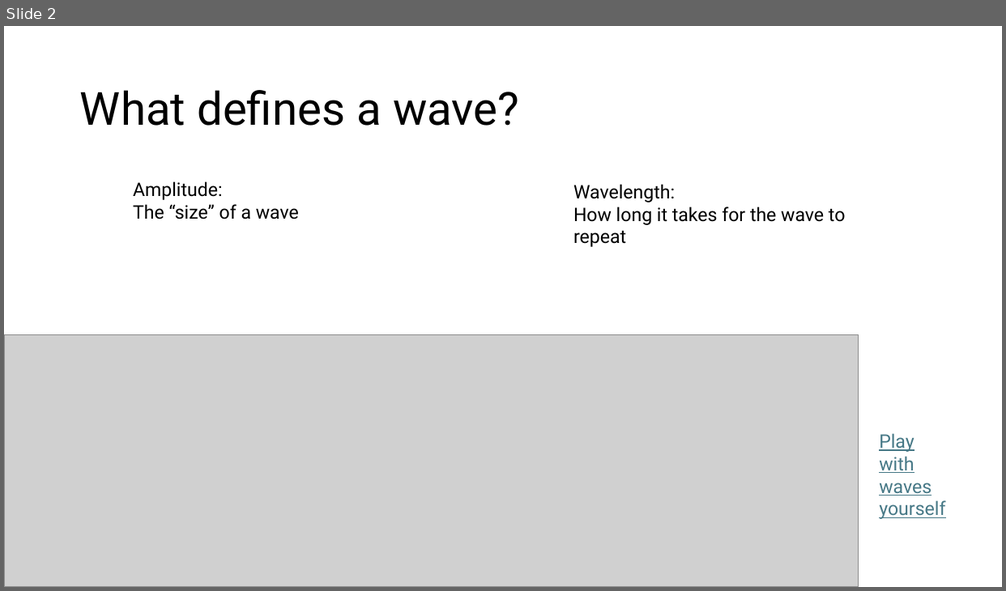
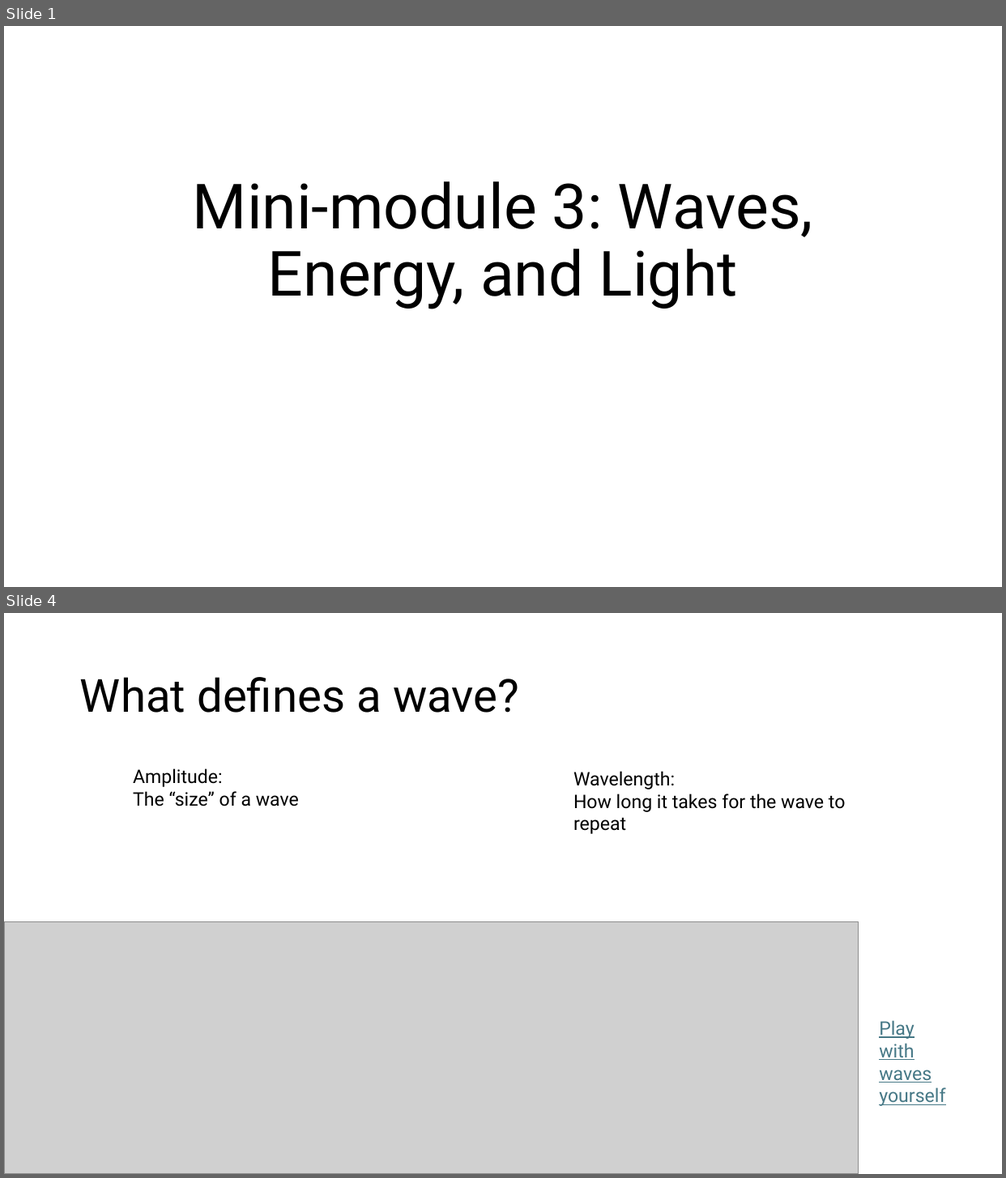
Before and after one commit to megan-r-brown/Exploring-the-role-of-Materials-Chemistry-Biology-and-Electronics-in-Smartphones, a slide deck: Waves and Color.pptx. Shown one above the other, each under a label of ours: slide 2 before the commit, slides 1 and 4 after it; the slides between them are not shown. The pictures are 1006x591 and 1006x1178 pixels, drawn with LibreOffice and Linux fonts; fonts in the diff are those of the drawing; grey boxes stand for pictures. Boxes give left, top, right and bottom in pixels: in the first picture for what was removed or moved away, otherwise in the second. Text is boxed around its words. In the diff, an @@ line names an element or a change of style, - is before the commit and + after.

```diff
--- a/Waves and Color.pptx
+++ b/Waves and Color.pptx
@@ slide 1 added at [4,26,1002,587], background #FFFFFF @@
@@ title added at [193,182,813,310], 60 pt, text #000000 @@
+Mini-module 3: Waves, Energy, and Light
@@ what was slide 2 is now slide 4 @@
```
Also in this commit, not shown: 3 slides changed, 2 other slides added.
